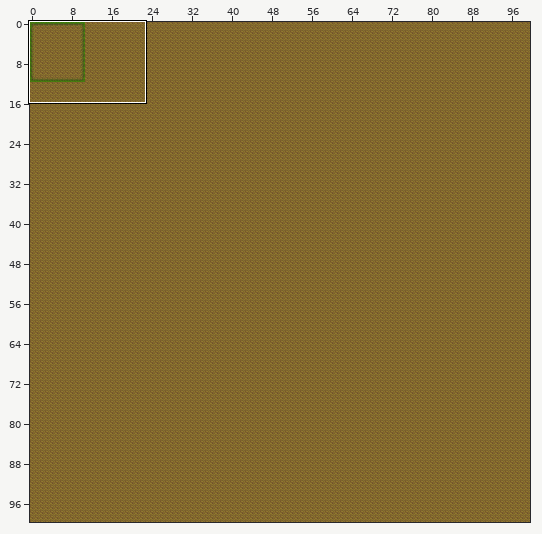
Tiled map, stored at maps/testing.tmx. The first picture is a wide view before the edit; the outline marks the close-up.
Close-up. Before the edit:
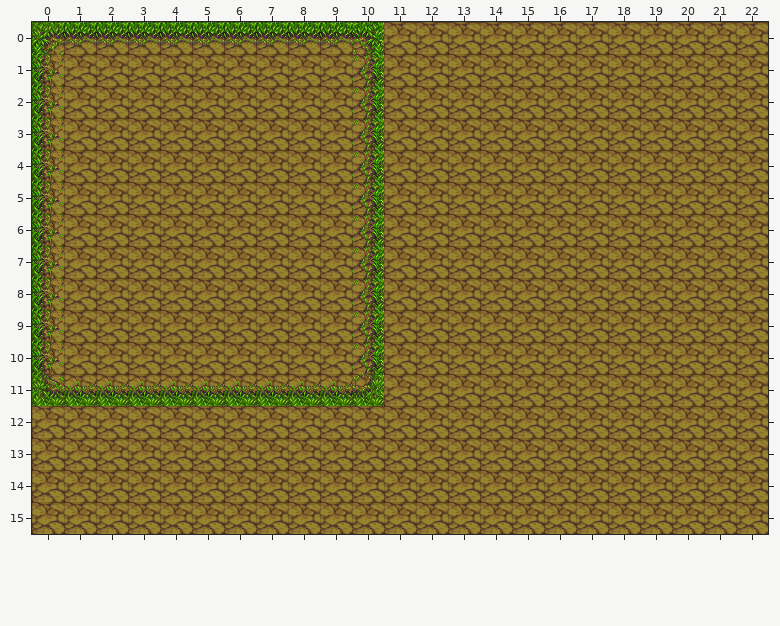
Cells are 32x32 px. Shown: x 0..22, y 0..15.
Once edited:
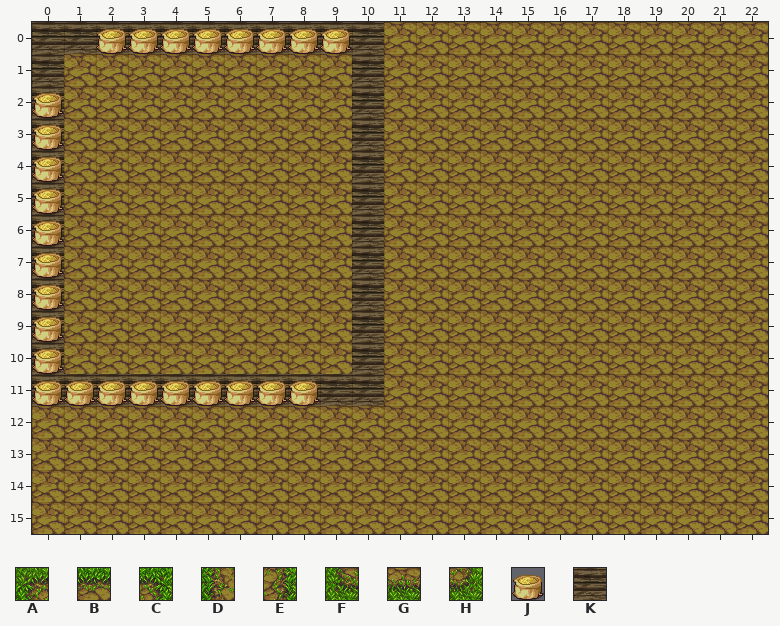
Key: from "PathAndObjects": A 6, B 7, C 8, D 22, E 24, F 38, G 39, H 40, J 168, K 186.
_ is an empty cell.
Edits made:
Layer "Background":
y 0: x 0..10 ABBBBBBBBBC -> KKKKKKKKKKK
y 1..10: x 0 D -> K; x 10 E -> K
y 11: x 0..10 FGGGGGGGGGH -> KKKKKKKKKKK
Layer "collision":
y 0: x 2..9 ________ -> JJJJJJJJ
y 2..10: x 0 _ -> J
y 11: x 0..8 _________ -> JJJJJJJJJ
Pixel boxes of the changes (left, top, right, bottom) in both close-ups:
changed: (32, 22, 384, 406)
